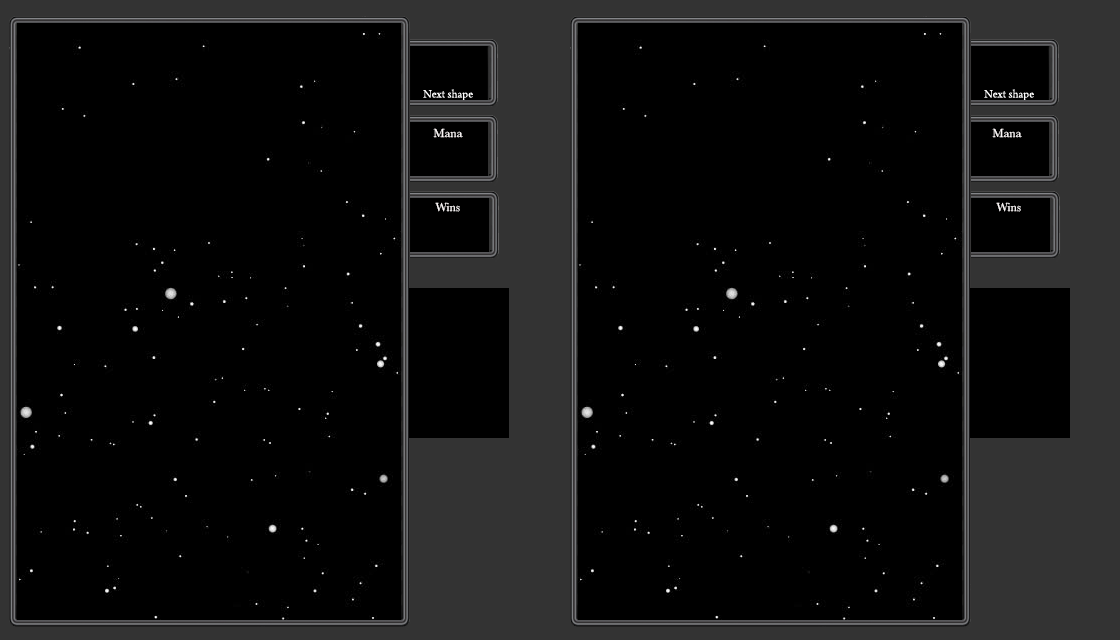
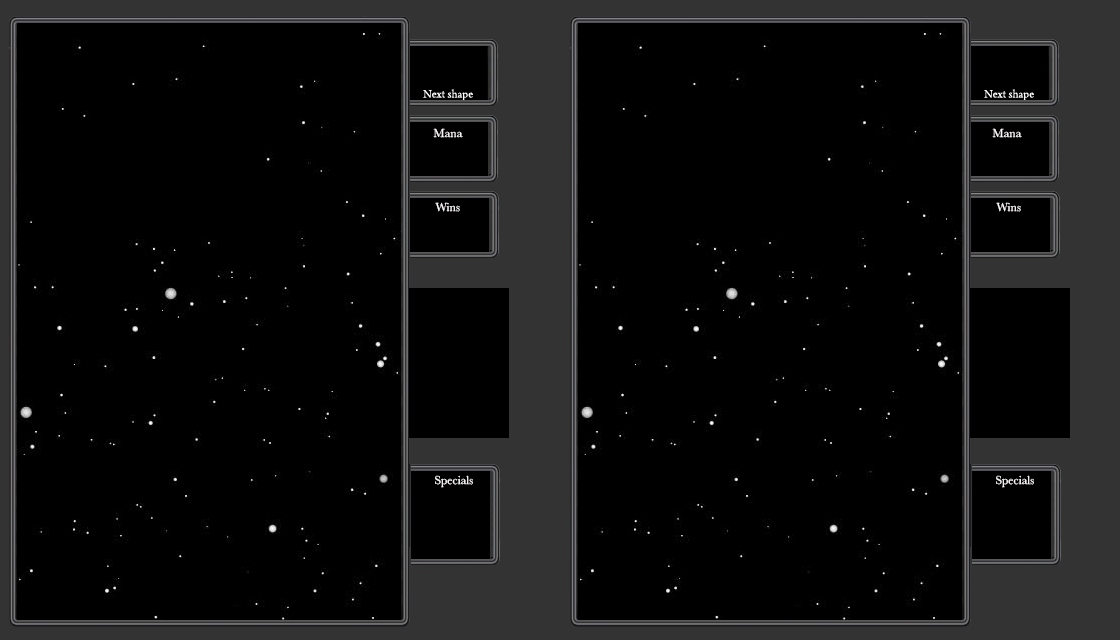
Layers edited between the first and the second (1120, 640) image:
added layer "specials copy" in group "Player2" over [996, 475, 1034, 488]
added layer "Layer 4 copy" in group "Player2" over [970, 464, 1061, 569]
added layer "specials" in group "Player1" over [435, 475, 473, 488]
added layer "Layer 4" in group "Player1" over [409, 464, 500, 569]
